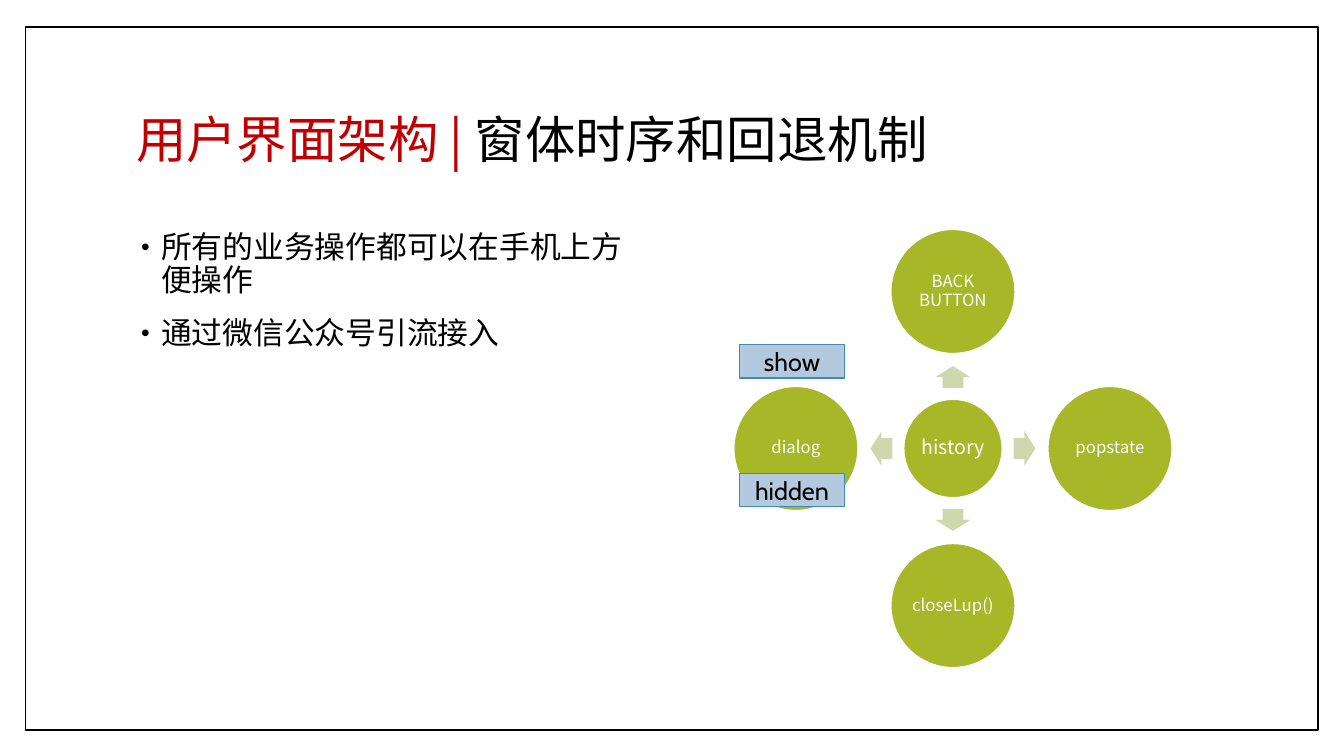
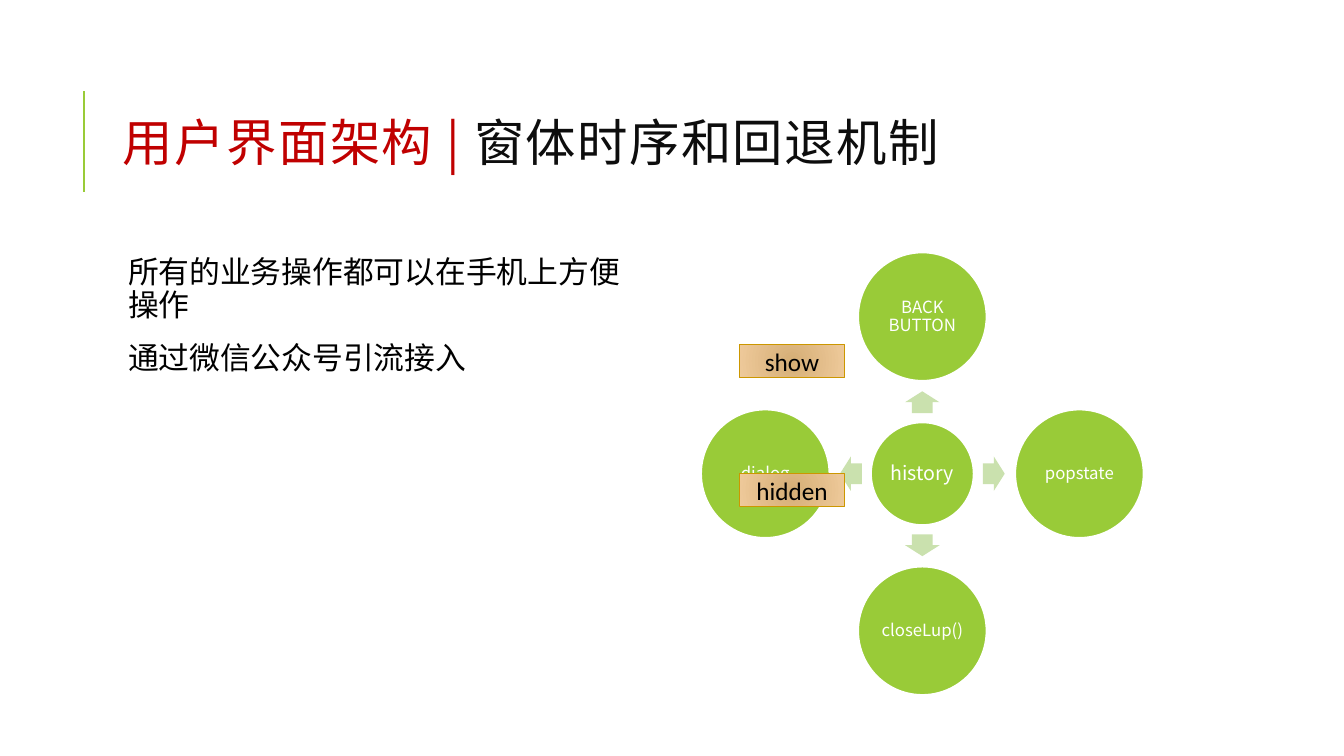
Before and after one commit to jzgi/chainsmart, a slide deck: slide 7 of Docs/品链供销.pptx. Drawn at 1344x756 pixels with LibreOffice and Linux fonts; fonts in the diff are those of the drawing. Boxes give left, top, right and bottom in pixels: in the first picture for what was removed or moved away, otherwise in the second. Text is boxed around its words. In the diff, an @@ line names an element or a change of style, - is before the commit and + after.

```diff
--- a/Docs/品链供销.pptx
+++ b/Docs/品链供销.pptx
@@ rectangle removed at [25, 27, 1318, 730] @@
@@ title "用户界面架构 | 窗体时序和回退机制": place and size @@
-title "用户界面架构 | 窗体时序和回退机制" at [136, 115, 929, 162]
+title "用户界面架构 | 窗体时序和回退机制" at [123, 118, 938, 165]
@@ title "用户界面架构 | 窗体时序和回退机制" at [123, 118, 938, 165]: text colour #000000 to #0D0D0D in "窗体时序和回退机制"; letter spacing 0 to 1 pt; line spacing 0.9 to 0.8 @@
@@ line added from (84, 192) to (84, 91), #99CB38 1.5 pt @@
@@ text "所有的业务操作都可以在手机上方便操作": place and size @@
-text "所有的业务操作都可以在手机上方便操作" at [161, 232, 622, 347]
+text "所有的业务操作都可以在手机上方便操作" at [128, 257, 620, 372]
@@ text "所有的业务操作都可以在手机上方便操作" at [128, 257, 620, 372]: font Cabin to Calibri; bullet • to  ; bullet colour #000000 to #99CB38 @@
@@ rectangle "show" at [739, 345, 845, 378]: font Cabin to Calibri; fill #B3CADF to gradient #D6AF76 to #F0C99B; outline #418AB3 0.79 pt to #CC9700 0.75 pt @@
@@ rectangle "hidden" at [739, 473, 845, 506]: font Cabin to Calibri; fill #B3CADF to gradient #D6AF76 to #F0C99B; outline #418AB3 0.79 pt to #CC9700 0.75 pt @@
@@ fill #D0D8AD to #CAE2AF in 4 elements at [983, 457, 1005, 491], [905, 391, 940, 413], [905, 534, 940, 557], [840, 457, 862, 491] @@
@@ 5 texts, 5 ellipses, 4 right arrows: place and size @@
-5 texts, 5 ellipses, 4 right arrows at [732, 227, 1175, 670]
+5 texts, 5 ellipses, 4 right arrows at [701, 252, 1144, 696]
@@ fill #A6B727 to #99CB38; outline #FFFFFF 4.25 pt to #FFFFFF 1.5 pt in 5 elements at [1015, 409, 1144, 538], [871, 422, 974, 525], [701, 409, 830, 538], [858, 252, 987, 381], [858, 567, 987, 696] @@
```
Also in this commit, not shown: 27 other slides changed, 28 other files.
